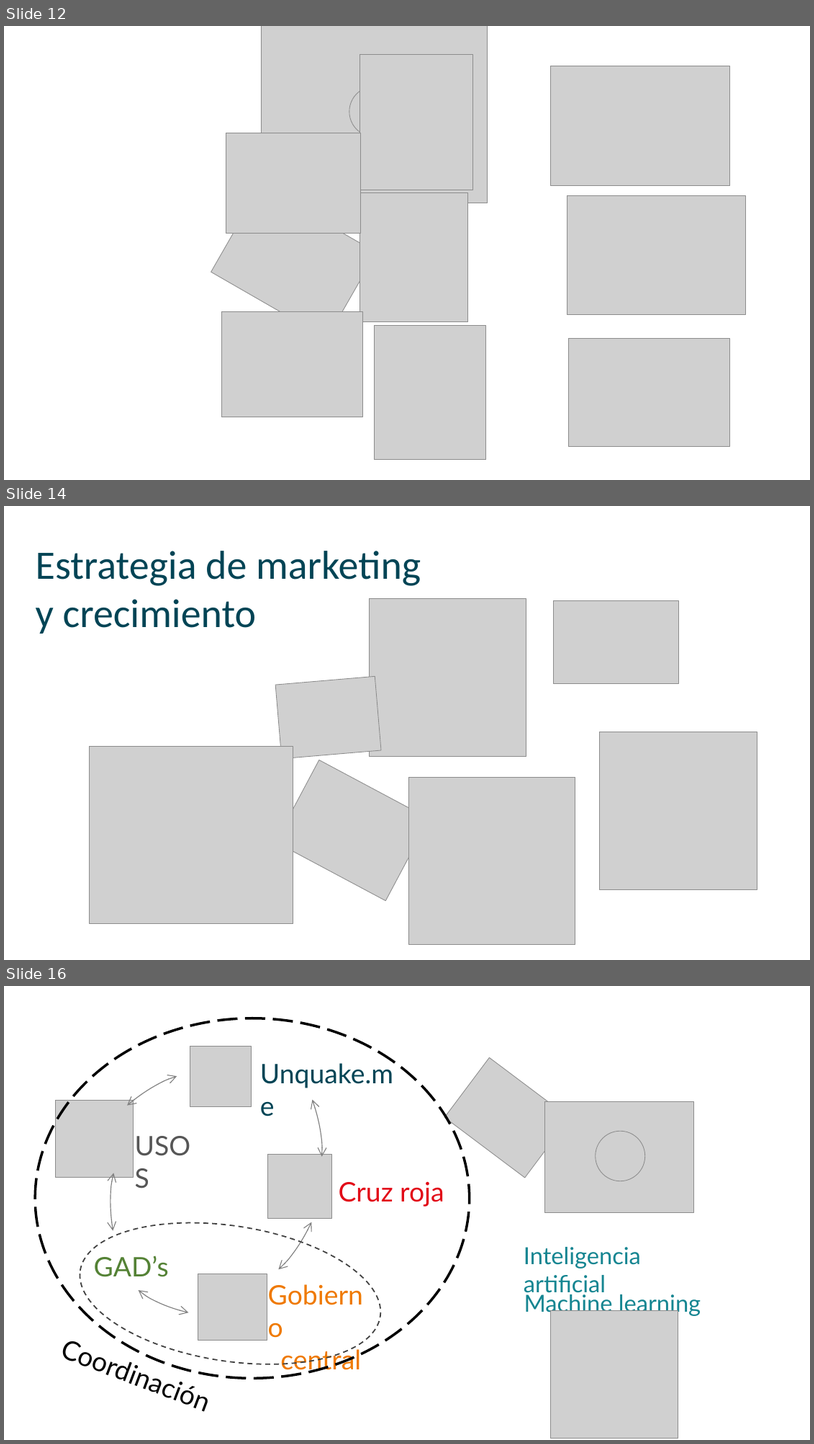
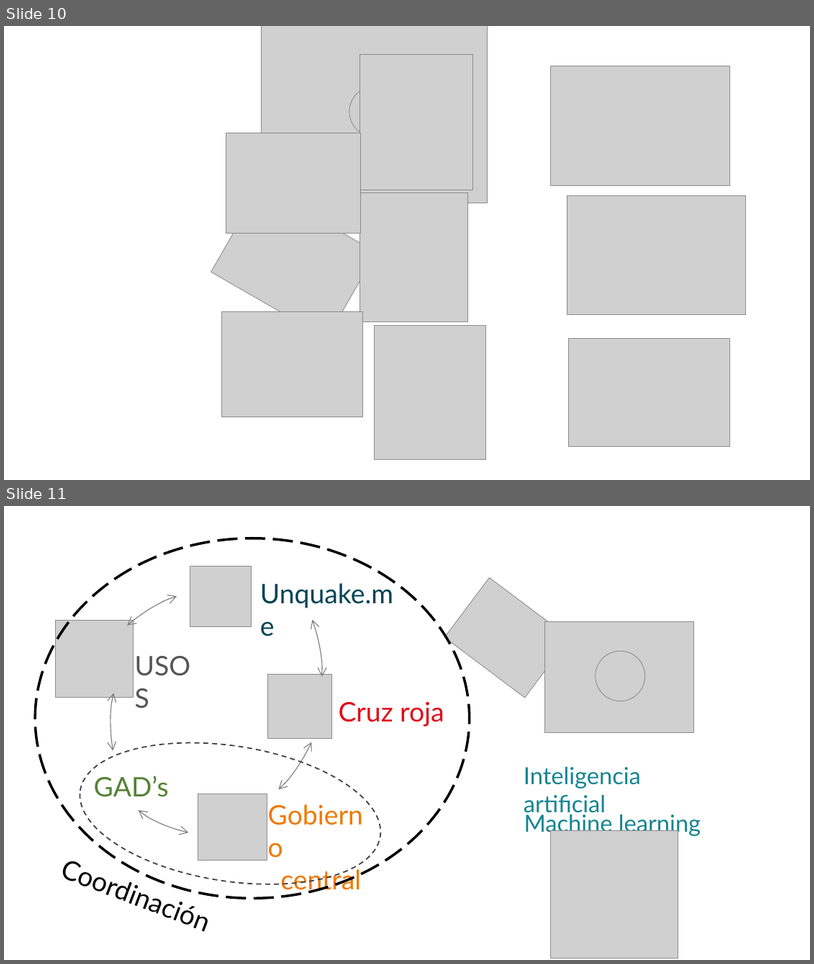
Before and after one commit to kidauio/uSOS, a slide deck: USOS.pptx. Shown one above the other, each under a label of ours: slides 12, 14 and 16 before the commit, slides 10 and 11 after it; the slides between them are not shown. The pictures are 814x1444 and 814x964 pixels, drawn with LibreOffice and Linux fonts; fonts in the diff are those of the drawing; grey boxes stand for pictures. Boxes give left, top, right and bottom in pixels: in the first picture for what was removed or moved away, otherwise in the second. Text is boxed around its words. In the diff, an @@ line names an element or a change of style, - is before the commit and + after.

```diff
--- a/USOS.pptx
+++ b/USOS.pptx
@@ slide 14 removed at <box>4,506,810,960</box>, background #FFFFFF @@
@@ text removed at <box>36,551,421,633</box> @@
-Estrategia de marketing y crecimiento
@@ picture removed at <box>369,599,527,756</box> @@
@@ picture removed at <box>554,600,679,684</box> @@
@@ picture removed at <box>275,676,381,759</box> @@
@@ picture removed at <box>600,732,757,890</box> @@
@@ picture removed at <box>89,746,293,924</box> @@
@@ picture removed at <box>275,759,430,901</box> @@
@@ picture removed at <box>409,777,576,944</box> @@
@@ what was slide 12 is now slide 10 @@
@@ what was slide 16 is now slide 11 @@
```
Also in this commit, not shown: 4 other slides removed.
